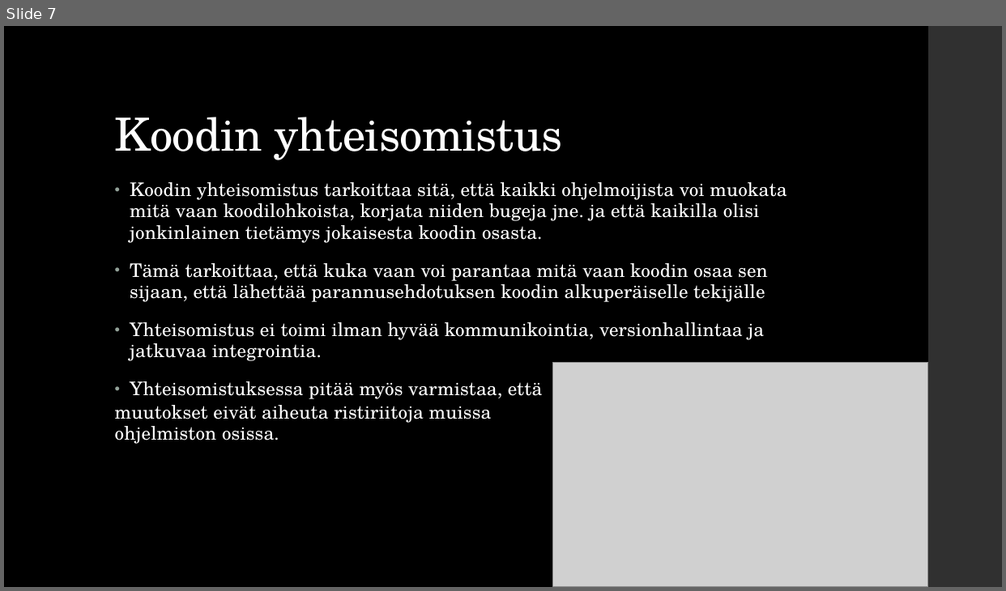
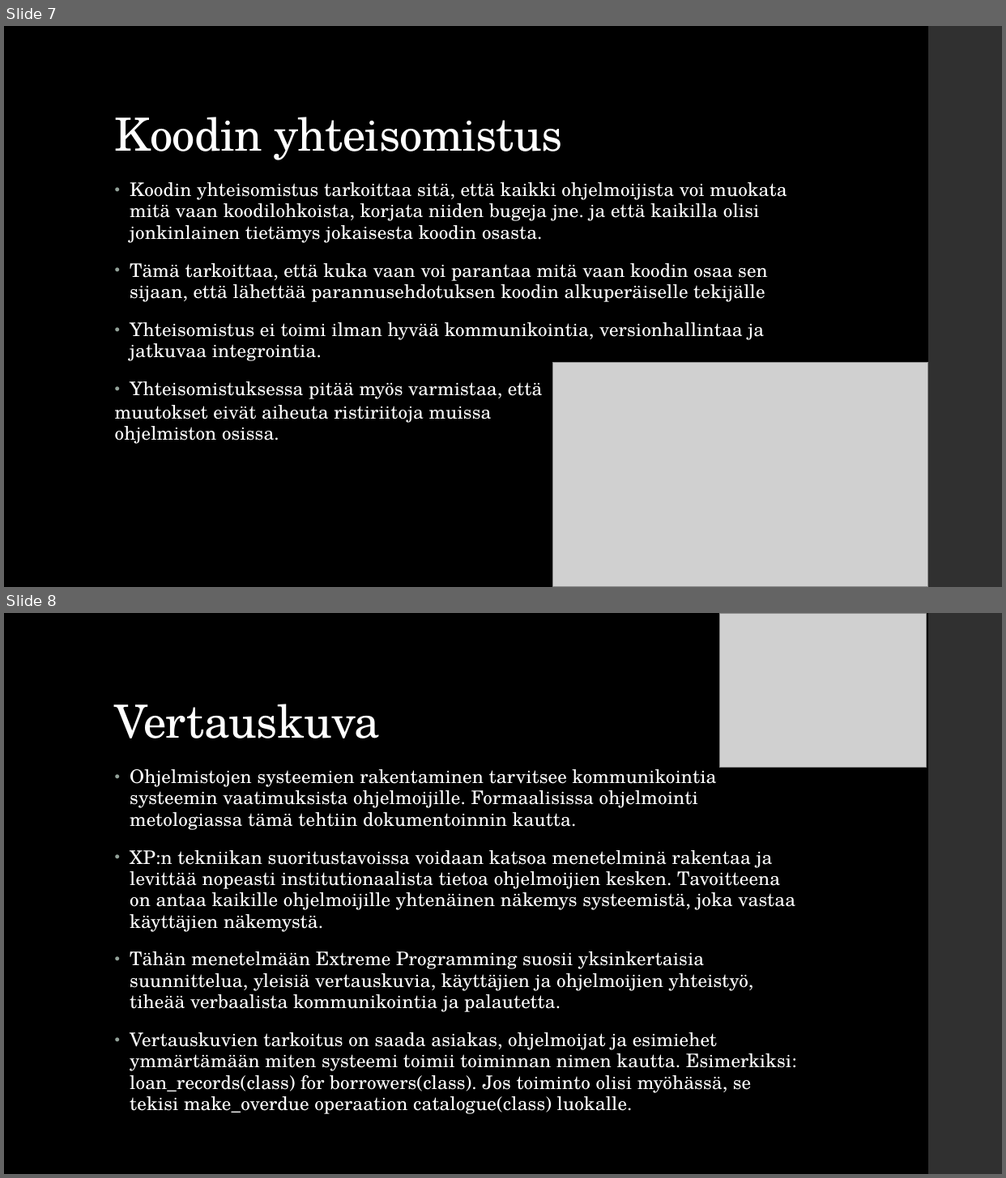
Before and after one commit to vesipeto22/ryhmatyo, a slide deck: Ryhmatyo.pptx. Shown one above the other, each under a label of ours: slide 7 before the commit, slides 7 and 8 after it. The pictures are 1006x591 and 1006x1178 pixels, drawn with LibreOffice and Linux fonts; fonts in the diff are those of the drawing; grey boxes stand for pictures. Boxes give left, top, right and bottom in pixels: in the first picture for what was removed or moved away, otherwise in the second. Text is boxed around its words. In the diff, an @@ line names an element or a change of style, - is before the commit and + after.

```diff
--- a/Ryhmatyo.pptx
+++ b/Ryhmatyo.pptx
@@ slide 8 added at [4, 613, 1002, 1174], background #000000; not listed: 1 template element that a slide beside it also shows @@
@@ picture added at [720, 613, 927, 768] @@
@@ title added at [115, 704, 380, 739], 44 pt, text #FFFFFF @@
+Vertauskuva
@@ text added at [130, 769, 797, 1114], 18 pt, text #FFFFFF @@
+• Ohjelmistojen systeemien rakentaminen tarvitsee kommunikointia systeemin vaatimuksista ohjelmoijille. Formaalisissa ohjelmointi metologiassa tämä tehtiin dokumentoinnin kautta.
+• XP:n tekniikan suoritustavoissa voidaan katsoa menetelminä rakentaa ja levittää nopeasti institutionaalista tietoa ohjelmoijien kesken. Tavoitteena on antaa kaikille ohjelmoijille yhtenäinen näkemys systeemistä, joka vastaa käyttäjien näkemystä.
+• Tähän menetelmään Extreme Programming suosii yksinkertaisia suunnittelua, yleisiä vertauskuvia, käyttäjien ja ohjelmoijien yhteistyö, tiheää verbaalista kommunikointia ja palautetta.
+• Vertauskuvien tarkoitus on saada asiakas, ohjelmoijat ja esimiehet ymmärtämään miten systeemi toimii toiminnan nimen kautta. Esimerkiksi: loan_records(class) for borrowers(class). Jos toiminto olisi myöhässä, se tekisi make_overdue operaation catalogue(class) luokalle.
```
Also in this commit, not shown: 1 slide changed, 3 other slides added, 4 slides removed, 1 other file.
